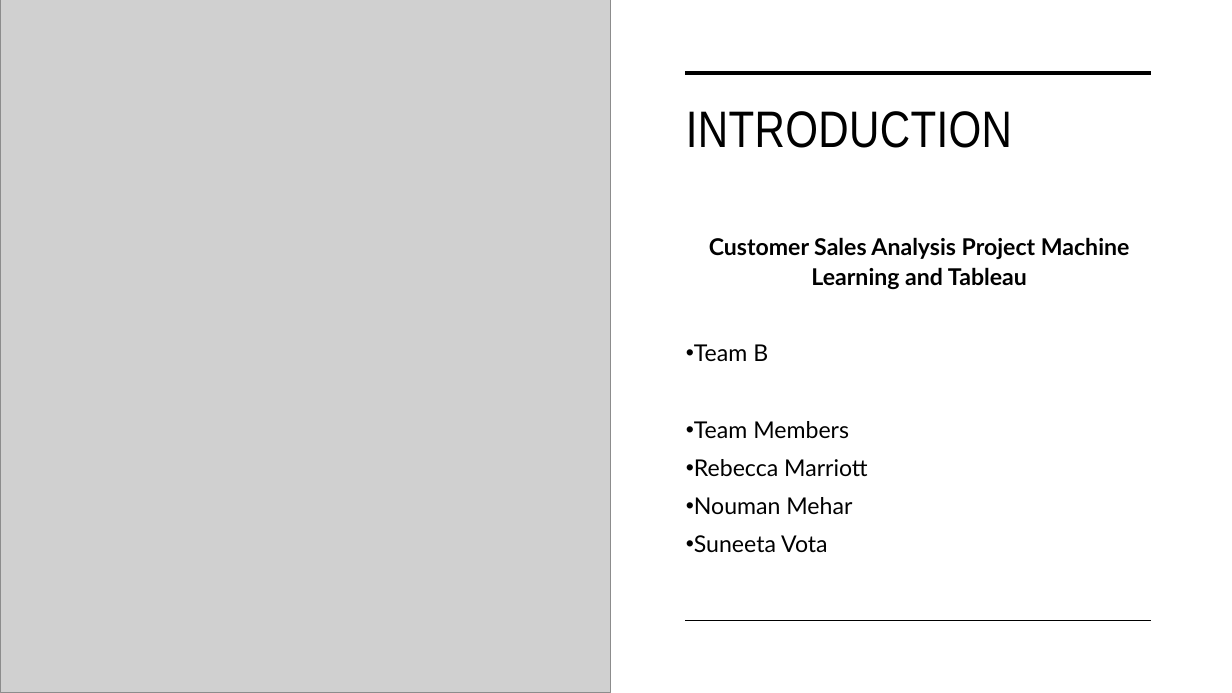
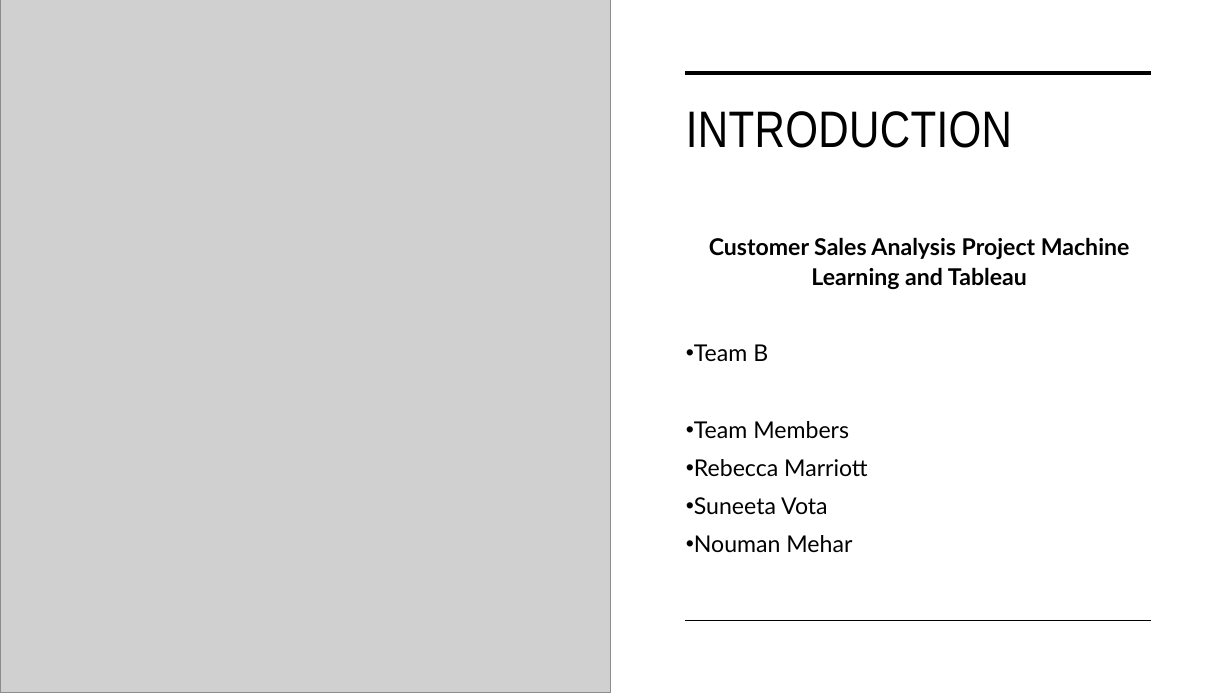
Before and after one commit to Becky139/Retail-Customer-Behavior-Analysis-using-Machine-Learning-Tableau, a slide deck: slide 1 of Team B Presentation - Final.pptx. Drawn at 1232x693 pixels with LibreOffice and Linux fonts; fonts in the diff are those of the drawing; grey boxes stand for pictures. Boxes give left, top, right and bottom in pixels: in the first picture for what was removed or moved away, otherwise in the second. Text is boxed around its words. In the diff, an @@ line names an element or a change of style, - is before the commit and + after.

```diff
--- a/Team B Presentation - Final.pptx
+++ b/Team B Presentation - Final.pptx
@@ text at (694,497,828,515): paragraph added @@
+• Suneeta Vota
@@ text at (694,535,828,553): paragraph removed @@
-• Suneeta Vota
```
